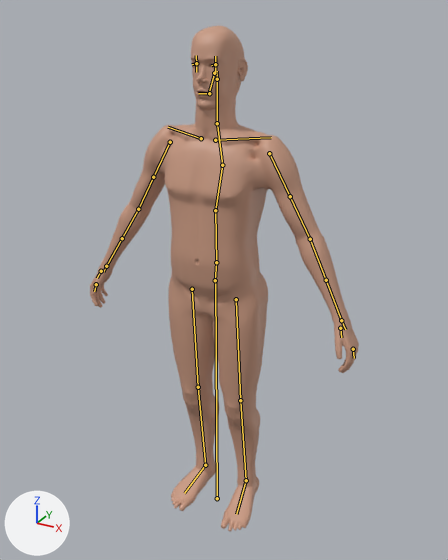
Before and after pictures for a commit that changed the glTF model gore-game/assets/generated/subject/GB_Subject_LOD1.glb.
Both versions are drawn from a 50 mm lens placed at (0.965, -1.696, 1.821), pointed at (0.014, 0.032, 0.957). Arrows for +X, +Y and +Z are at lower left; the lights stay in place. The older version comes first. Both versions are drawn at frame 1 of the action 'pose_idle'; the numbers are the values there. The bones that change, and the others that lie on the model, are drawn over the model as lines.

Names of what the first picture shows: 'GB_Body_LOD1', 'GB_Head_LOD1'.
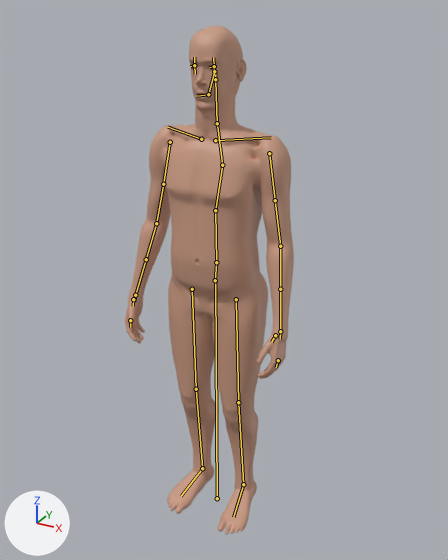
Boxes [x1, y1, x2, y2] around the edits, measured in the pictures (448 x 560 px):
'GB_Body_LOD1', posed (37% narrower)
    before: [90, 124, 359, 532]
    after: [124, 124, 294, 534]
'GB_Head_LOD1', posed
    before: [191, 26, 248, 129]
    after: [189, 26, 247, 130]
bone 'neck', root to tip
    before: (217, 123) to (217, 79)
    after: (217, 123) to (215, 79)
bone 'upper_arm_L', root to tip
    before: (269, 153) to (290, 196)
    after: (269, 153) to (275, 200)
bone 'forearm_L', root to tip
    before: (310, 239) to (326, 280)
    after: (280, 246) to (280, 289)
bone 'hand_L', root to tip
    before: (341, 320) to (345, 329)
    after: (280, 331) to (280, 339)
bone 'upper_arm_R', root to tip
    before: (170, 142) to (153, 177)
    after: (170, 142) to (163, 184)
bone 'forearm_R', root to tip
    before: (138, 209) to (122, 238)
    after: (156, 223) to (146, 259)
bone 'hand_R', root to tip
    before: (106, 266) to (103, 272)
    after: (135, 295) to (134, 301)
bone 'thigh_L', root to tip
    before: (236, 299) to (240, 400)
    after: (236, 299) to (238, 402)
bone 'shin_L', root to tip
    before: (240, 400) to (246, 480)
    after: (238, 402) to (243, 484)
bone 'foot_L', root to tip
    before: (246, 480) to (236, 514)
    after: (243, 484) to (233, 517)
bone 'thigh_R', root to tip
    before: (192, 289) to (198, 387)
    after: (192, 289) to (196, 389)
bone 'shin_R', root to tip
    before: (198, 387) to (205, 465)
    after: (196, 389) to (202, 468)
bone 'foot_R', root to tip
    before: (205, 465) to (184, 493)
    after: (202, 468) to (181, 496)

The edits, one by one:
Bone 'neck' (bone_neck) turns from (0, 0, 0) to (3, 0, 0) degrees about its own x, y and z.
Bone 'upper_arm_L' (bone_upper_arm_l) turns from (0, 0, 0) to (4, 1, -19) degrees about its own x, y and z.
Bone 'forearm_L' (bone_forearm_l) turns from (8, 0, 0) to (14, 0, 0) degrees about its own x, y and z.
Bone 'hand_L' (bone_hand_l) turns from (0, 0, 0) to (0, 0, -6) degrees about its own x, y and z.
Bone 'upper_arm_R' (bone_upper_arm_r) turns from (0, 0, 0) to (4, -1, 19) degrees about its own x, y and z.
Bone 'forearm_R' (bone_forearm_r) turns from (8, 0, 0) to (14, 0, 0) degrees about its own x, y and z.
Bone 'hand_R' (bone_hand_r) turns from (0, 0, 0) to (0, 0, 6) degrees about its own x, y and z.
Bone 'thigh_L' (bone_thigh_l) turns from (0, 0, 0) to (2, 0, 0) degrees about its own x, y and z.
Bone 'shin_L' (bone_shin_l) turns from (-3, 0, 0) to (-4, 0, 0) degrees about its own x, y and z.
Bone 'foot_L' (bone_foot_l) turns from (0, 0, 0) to (2, 0, 0) degrees about its own x, y and z.
Bone 'thigh_R' (bone_thigh_r) turns from (0, 0, 0) to (2, 0, 0) degrees about its own x, y and z.
Bone 'shin_R' (bone_shin_r) turns from (-3, 0, 0) to (-4, 0, 0) degrees about its own x, y and z.
Bone 'foot_R' (bone_foot_r) turns from (0, 0, 0) to (2, 0, 0) degrees about its own x, y and z.
